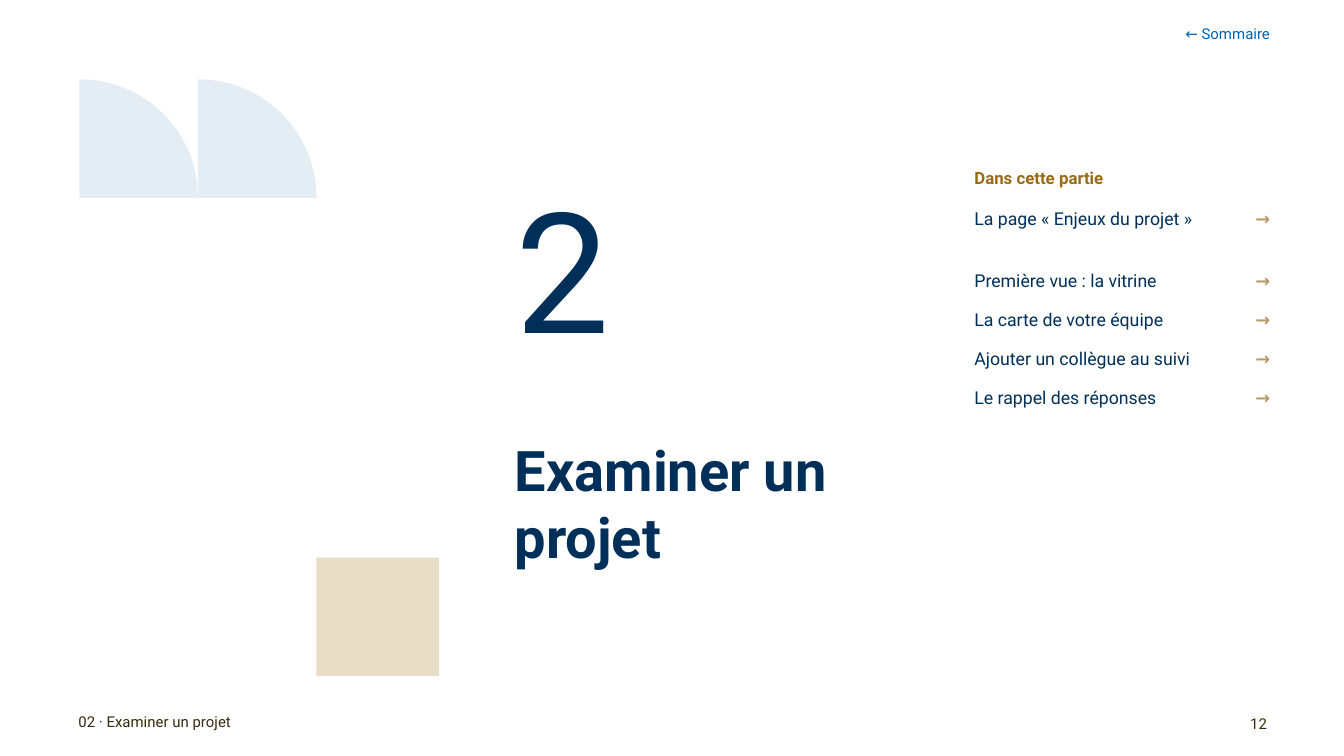
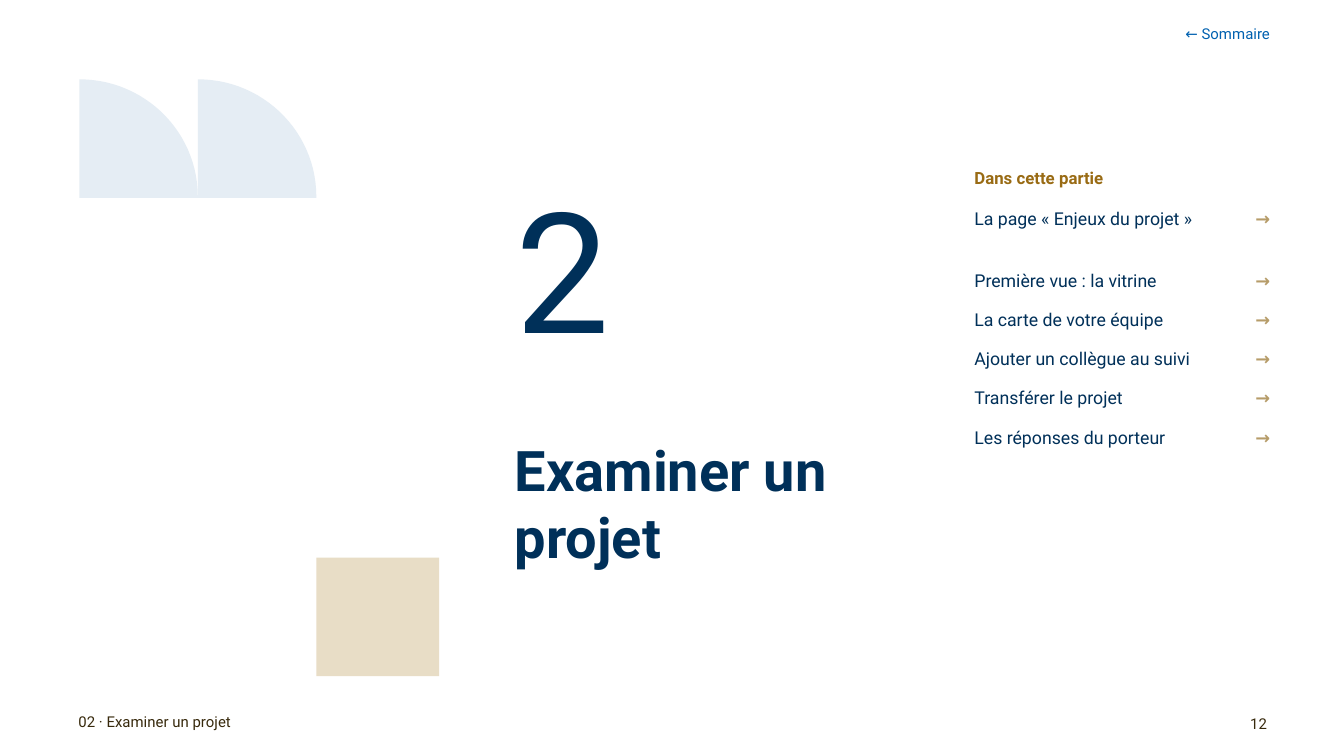
Before and after one commit to antoinelmariel-ux/ProjectNavigator, a slide deck: slide 12 of docs/Project Navigator_ Manuel SME.pptx. Drawn at 1344x756 pixels with LibreOffice and Linux fonts; fonts in the diff are those of the drawing; background and template pictures are left out. Boxes give left, top, right and bottom in pixels: in the first picture for what was removed or moved away, otherwise in the second. Text is boxed around its words. In the diff, an @@ line names an element or a change of style, - is before the commit and + after.

```diff
--- a/docs/Project Navigator_ Manuel SME.pptx
+++ b/docs/Project Navigator_ Manuel SME.pptx
@@ text added at (974,390,1122,408), 9.5 pt, text #003059 @@
+Transférer le projet
@@ text at (974,430,1165,448): text changed @@
-Le rappel des réponses
+Les réponses du porteur
@@ text added at (1223,427,1270,449), 9.5 pt, text #B69C69, bold @@
+→
```
Also in this commit, not shown: 4 other slides changed, 1 slide added.
